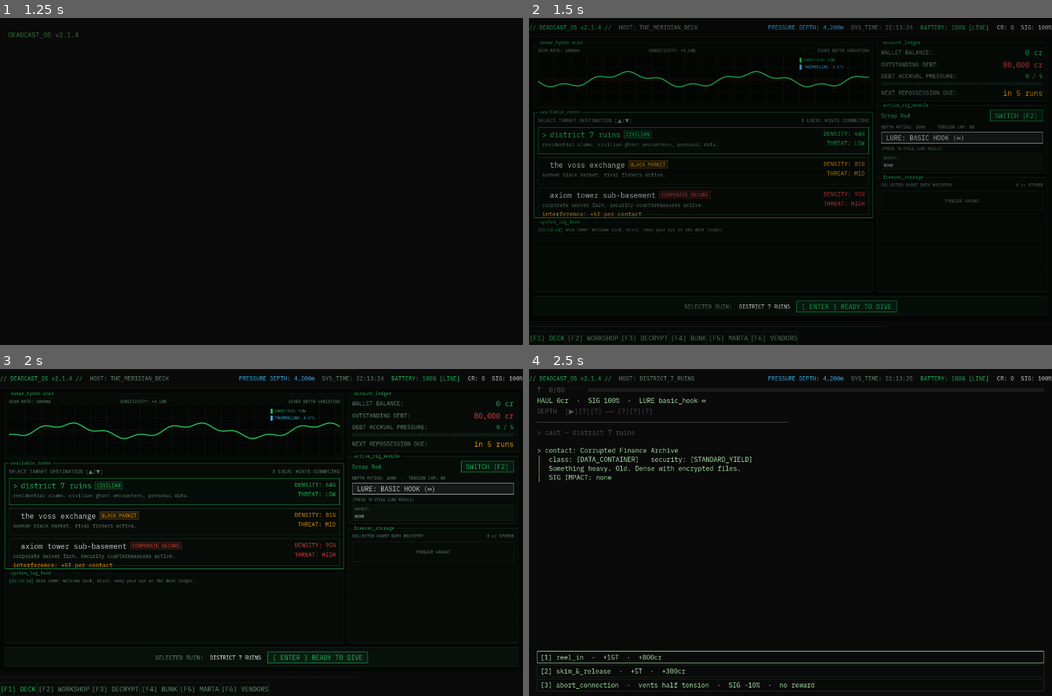
Above: before the commit, frames 1-4 (two rows, left to right).
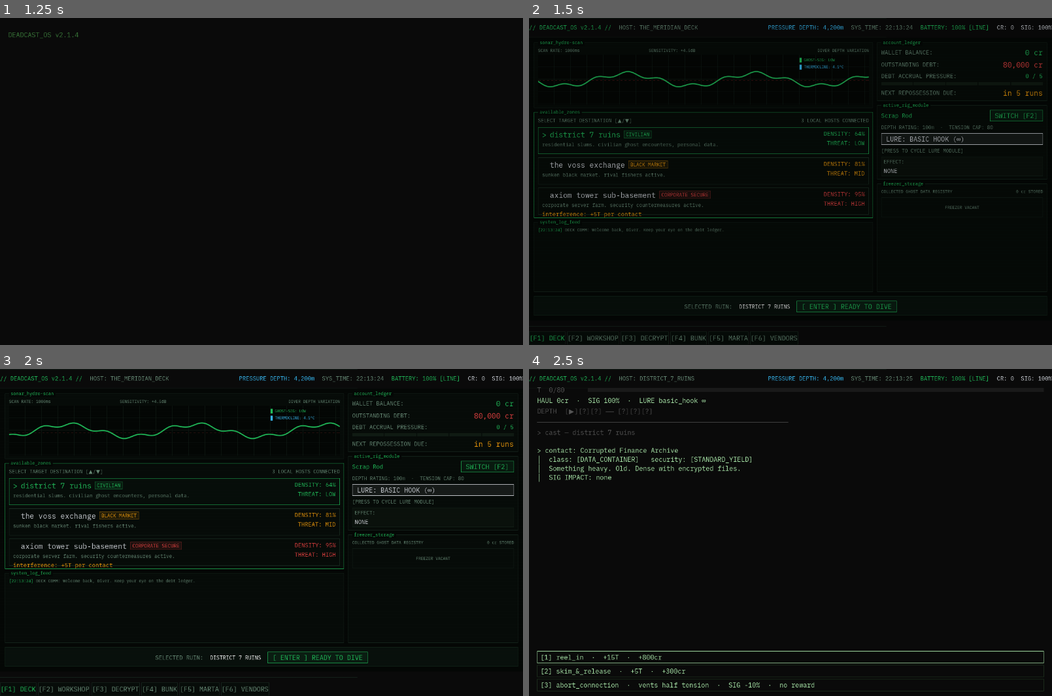
Above: after the commit, the same moments.

Repository: Teeohbee/deadcast
Game: Godot game, scene res://scenes/title_screen/TitleScreen.tscn
Two runs of this game, one before a commit and one after it. Both use one fixed random seed, a clock stepped at 60 frames per second and the inputs below.
Inputs (mouse positions are in pixels of both pictures, inside the frame that each line leads up to):
- Up to frame 1 (1.25 s): click "new game" at 0.5 s
- Up to frame 2 (1.5 s): tap Enter at 1.25 s; move the mouse to (905, 165) at 1.27 s; hold E (tab_next) from 1.28 s (still down); click (905, 165) at 1.42 s
- Up to frame 3 (2 s): keep holding E (tab_next)
- Up to frame 4 (2.5 s): release E (tab_next) at 2 s; click "[ ENTER ] READY TO DIVE" at 2 s

Frame 1 is identical in both runs. In frame 2, 1.0% of the frame differs, in the area x 67-99%, y 29-59%; in frame 3, 1.0%; in frame 4, nothing differs.
Error in both runs: Assertion failed: UIController.initialize() must be called before navigate_to() (res://autoload/UIController.gd:30)

Commit message:
feat: make rig gear and damage state readable

Diff:
--- a/scenes/barge_hub/panels/rig_panel.gd
+++ b/scenes/barge_hub/panels/rig_panel.gd
@@ -22,11 +22,11 @@
 	var rod_row := HBoxContainer.new()
 	rod_row.add_theme_constant_override("separation", 8)
 	_rod_name = Label.new()
-	DeckStyle.apply_label(_rod_name, DeckStyle.GREEN, DeckStyle.FONT_SIZE_BODY)
+	DeckStyle.apply_label(_rod_name, DeckStyle.GREEN, DeckStyle.SIZE_BODY)
 	rod_row.add_child(_rod_name)
 	_rod_damage = Label.new()
 	_rod_damage.text = "[DAMAGED]"
-	DeckStyle.apply_label(_rod_damage, DeckStyle.RED, DeckStyle.FONT_SIZE_TINY)
+	DeckStyle.apply_label(_rod_damage, DeckStyle.RED, DeckStyle.SIZE_BODY)
 	rod_row.add_child(_rod_damage)
 	var spacer := Control.new()
 	spacer.size_flags_horizontal = Control.SIZE_EXPAND_FILL
@@ -40,7 +40,7 @@
 	root.add_child(rod_row)
 
 	_rod_meta = Label.new()
-	DeckStyle.apply_label(_rod_meta, DeckStyle.DIM, DeckStyle.FONT_SIZE_TINY)
+	DeckStyle.apply_label(_rod_meta, DeckStyle.DIM, DeckStyle.SIZE_AMBIENT)
 	root.add_child(_rod_meta)
 
 	_lure_button = Button.new()
@@ -52,7 +52,7 @@
 
 	var hint := Label.new()
 	hint.text = "[PRESS TO CYCLE LURE MODULE]"
-	DeckStyle.apply_label(hint, DeckStyle.DIM, 9)
+	DeckStyle.apply_label(hint, DeckStyle.DIM, DeckStyle.SIZE_AMBIENT)
 	root.add_child(hint)
 
 	var cells := HBoxContainer.new()
@@ -75,10 +75,10 @@
 	var box := VBoxContainer.new()
 	var cap := Label.new()
 	cap.text = caption
-	DeckStyle.apply_label(cap, DeckStyle.DIM, 9)
+	DeckStyle.apply_label(cap, DeckStyle.DIM, DeckStyle.SIZE_AMBIENT)
 	box.add_child(cap)
 	var val := Label.new()
-	DeckStyle.apply_label(val, DeckStyle.TEXT, DeckStyle.FONT_SIZE_TINY)
+	DeckStyle.apply_label(val, DeckStyle.TEXT, DeckStyle.SIZE_BODY)
 	box.add_child(val)
 	cell.add_child(box)
 	parent.add_child(cell)
--- a/tests/test_rig_panel.gd
+++ b/tests/test_rig_panel.gd
@@ -52,3 +52,9 @@
 	var p := _make_panel()
 	assert_string_contains(p._lure_button.text, "BASIC HOOK")
 	assert_string_contains(p._lure_button.text, "∞")
+
+func test_rod_name_and_damage_use_body_tier() -> void:
+	GameState.rod_damaged = true
+	var p := _make_panel()
+	assert_eq(p._rod_name.get_theme_font_size("font_size"), DeckStyle.SIZE_BODY)
+	assert_eq(p._rod_damage.get_theme_font_size("font_size"), DeckStyle.SIZE_BODY)
